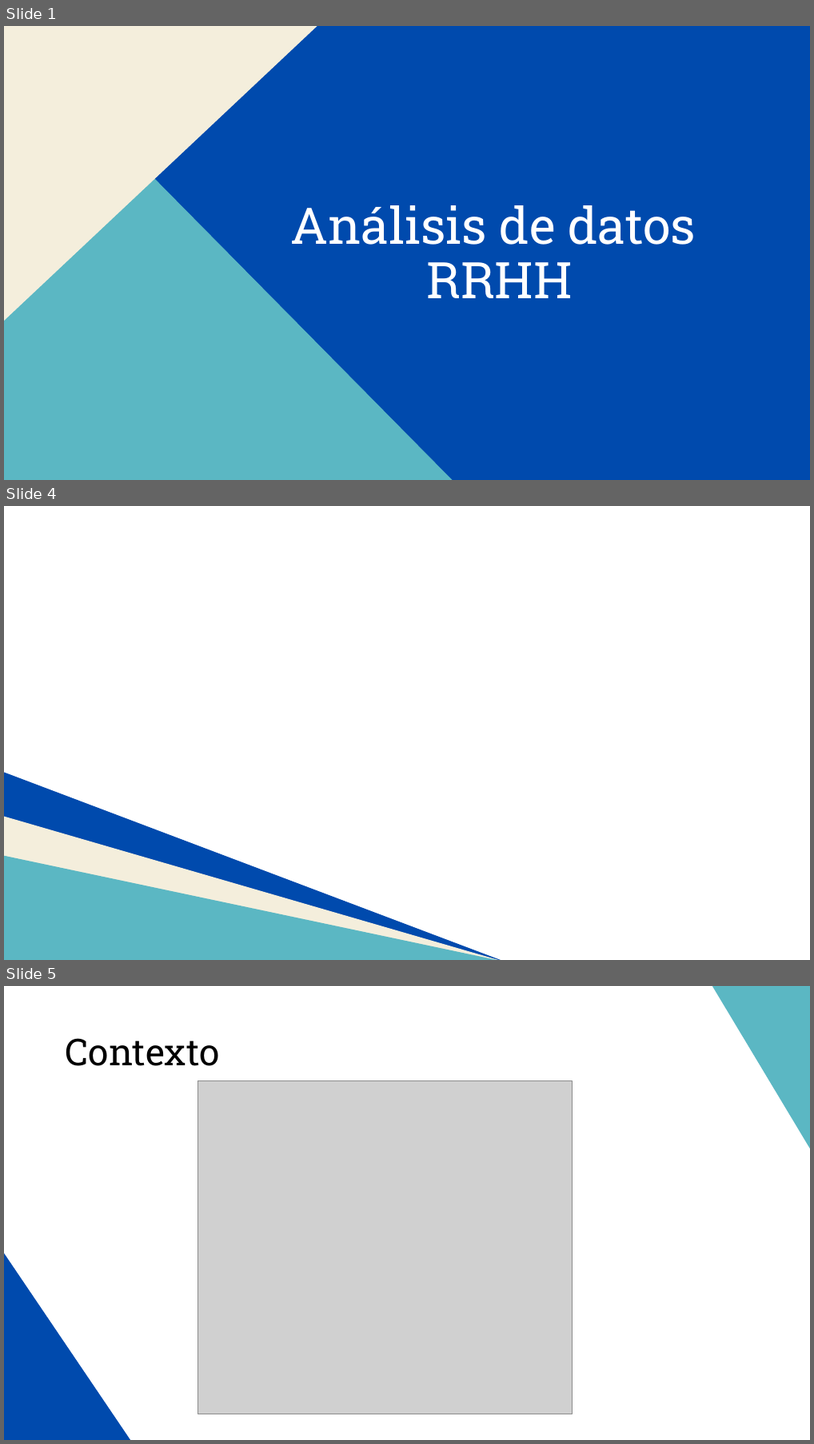
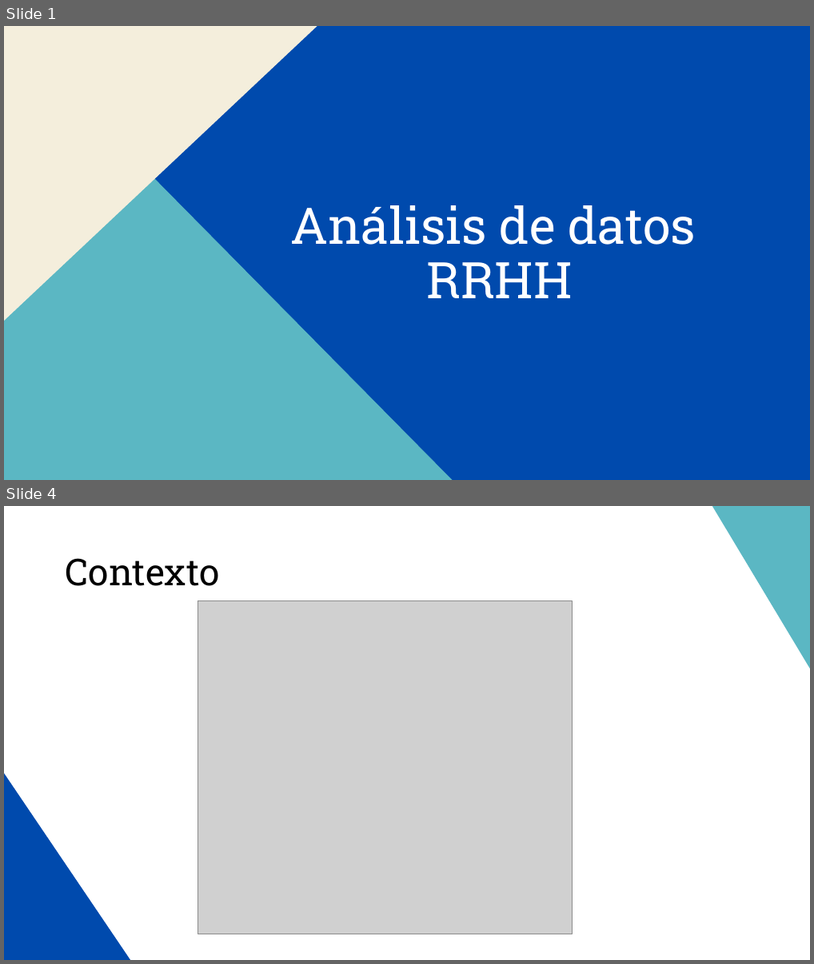
Before and after one commit to MiguelAMeloM/Miguel_DataAnalytics, a slide deck: RRHH/Data_Storytelling.pptx. Shown one above the other, each under a label of ours: slides 1, 4 and 5 before the commit, slides 1 and 4 after it; the slides between them are not shown. The pictures are 814x1444 and 814x964 pixels, drawn with LibreOffice and Linux fonts; fonts in the diff are those of the drawing; grey boxes stand for pictures. Boxes give left, top, right and bottom in pixels: in the first picture for what was removed or moved away, otherwise in the second. Text is boxed around its words. In the diff, an @@ line names an element or a change of style, - is before the commit and + after.

```diff
--- a/RRHH/Data_Storytelling.pptx
+++ b/RRHH/Data_Storytelling.pptx
@@ slide 4 removed at bbox=[4, 506, 810, 960], background #FFFFFF @@
@@ right triangle removed at bbox=[4, 772, 502, 960] @@
@@ right triangle removed at bbox=[4, 816, 502, 960] @@
@@ right triangle removed at bbox=[4, 856, 502, 960] @@
@@ what was slide 5 is now slide 4 @@
```
Also in this commit, not shown: 1 other slide removed, 4 other files.
